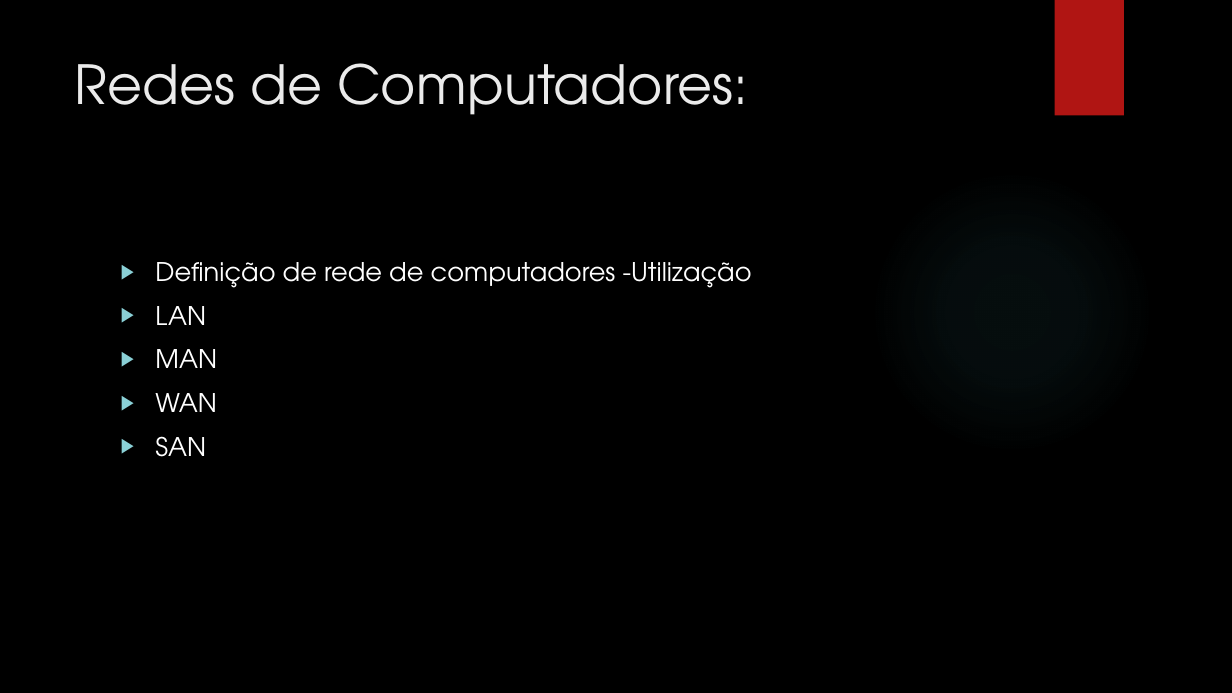
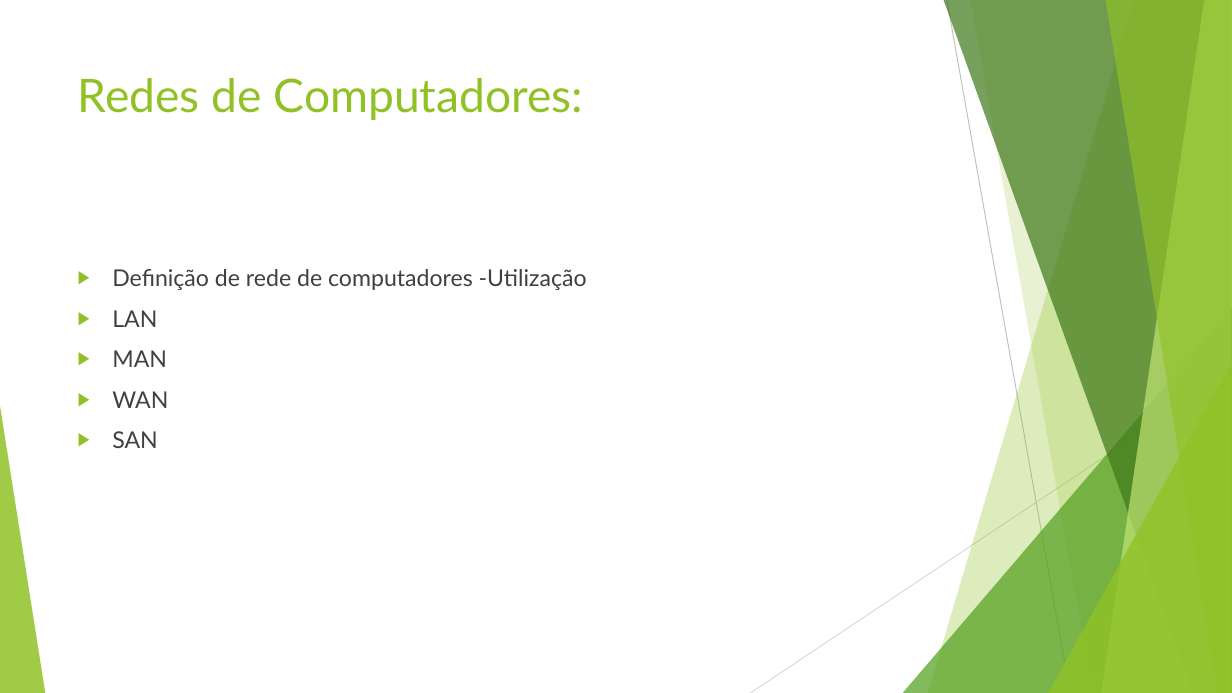
Before and after one commit to HelenaBoavista/samurai, a slide deck: slide 2 of trabaho de conexoes de rede- Andre Madeira.pptx. Drawn at 1232x693 pixels with LibreOffice and Linux fonts; fonts in the diff are those of the drawing; background and template pictures are left out. Boxes give left, top, right and bottom in pixels: in the first picture for what was removed or moved away, otherwise in the second. Text is boxed around its words. In the diff, an @@ line names an element or a change of style, - is before the commit and + after.

```diff
--- a/trabaho de conexoes de rede- Andre Madeira.pptx
+++ b/trabaho de conexoes de rede- Andre Madeira.pptx
@@ background picture (left out) to #FFFFFF @@
@@ rectangle removed at (1055, 0, 1124, 116) @@
@@ title "Redes de Computadores:": place and size @@
-title "Redes de Computadores:" at (75, 63, 749, 115)
+title "Redes de Computadores:" at (78, 78, 584, 120)
@@ title "Redes de Computadores:" at (78, 78, 584, 120): size 42 to 36 pt, font TeX Gyre Adventor to Lato, text colour #EBEBEB to #90C226 @@
@@ ellipse removed at (870, 169, 1154, 454) @@
@@ text "Definição de rede de computadores ...": place and size @@
-text "Definição de rede de computadores ..." at (155, 262, 752, 457)
+text "Definição de rede de computadores ..." at (112, 269, 587, 448)
@@ text "Definição de rede de computadores ..." at (112, 269, 587, 448): size 20 to 18 pt, font TeX Gyre Adventor to Lato, text colour #FFFFFF to #404040; bullet colour #8AD0D6 to #90C226 @@
@@ group added at (0, 0, 1232, 693): 5 freeform shapes, 3 triangles, 2 lines @@
```
Also in this commit, not shown: 5 other slides changed.
